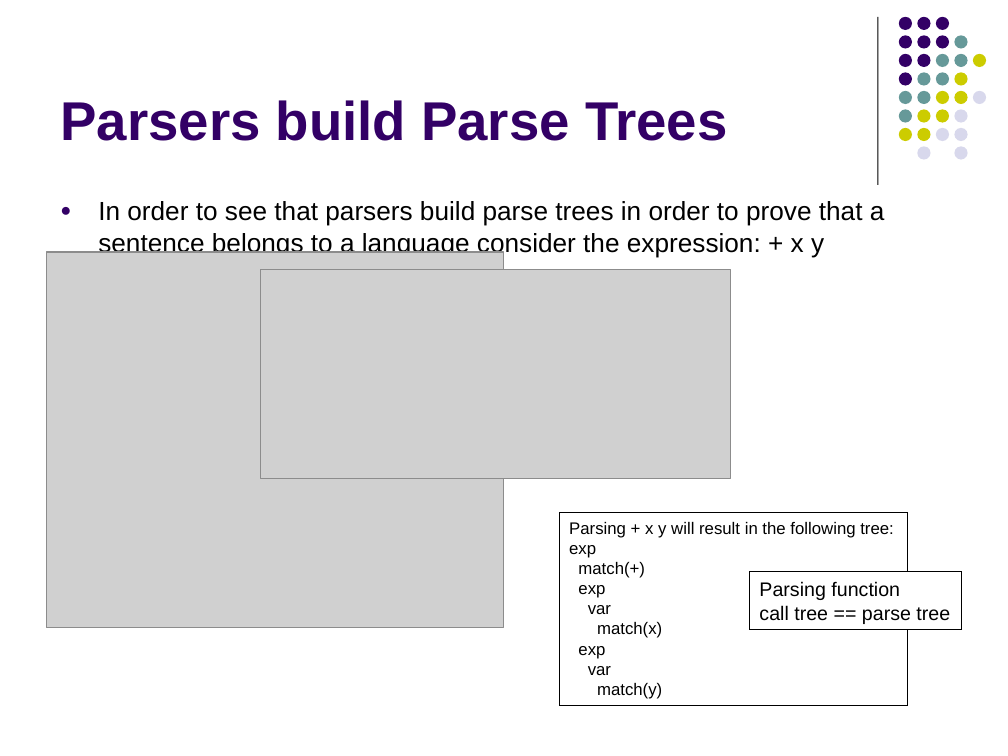
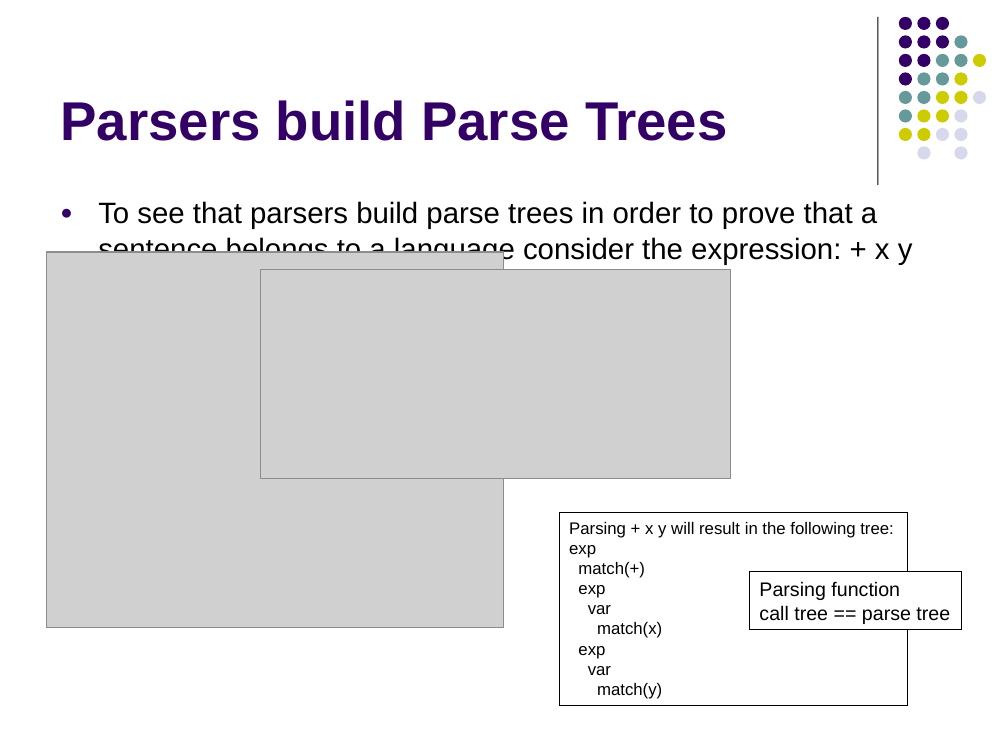
Before and after one commit to lutzhamel/CSC402, a slide deck: slide 31 of notes/csc402-ln002.pptx. Drawn at 1008x756 pixels with LibreOffice and Linux fonts; fonts in the diff are those of the drawing; grey boxes stand for pictures. Boxes give left, top, right and bottom in pixels: in the first picture for what was removed or moved away, otherwise in the second. Text is boxed around its words. In the diff, an @@ line names an element or a change of style, - is before the commit and + after.

```diff
--- a/notes/csc402-ln002.pptx
+++ b/notes/csc402-ln002.pptx
@@ text at (98,201,913,265): text changed; size 18.8 to 21 pt @@
-● In order to see that parsers build parse trees in order to prove that a sentence belongs to a language consider the expression: + x y
+● To see that parsers build parse trees in order to prove that a sentence belongs to a language consider the expression: + x y
```
Also in this commit, not shown: 1 other slide changed, 3 other files.
